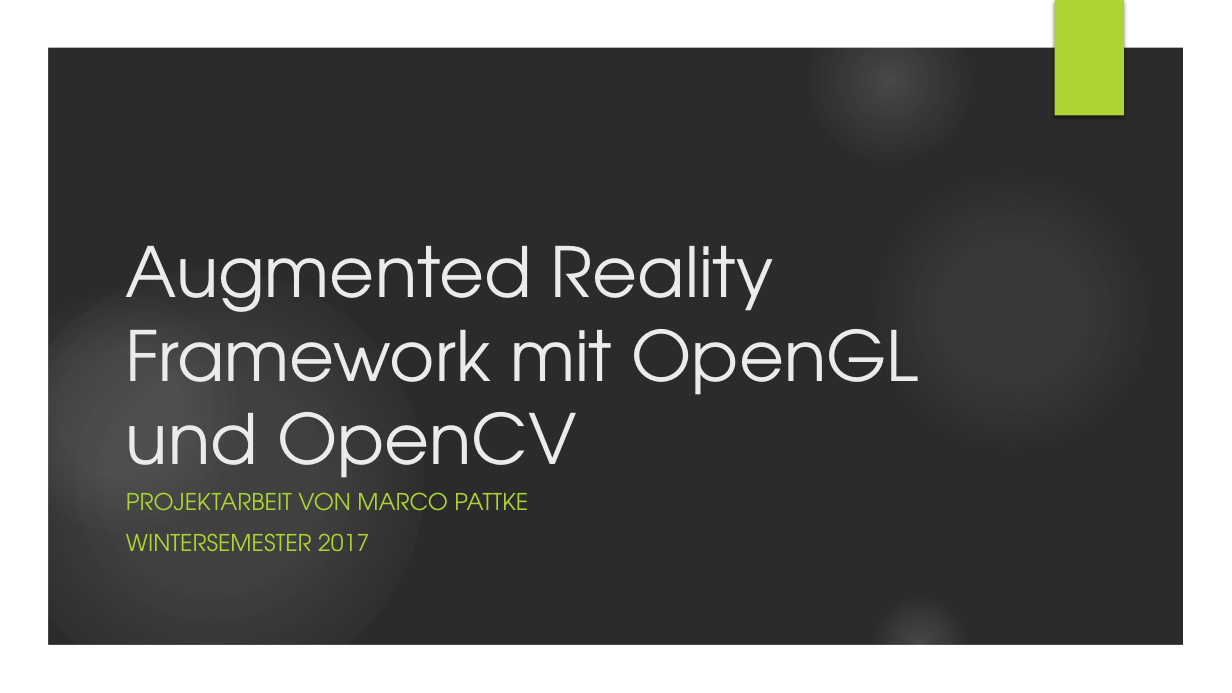
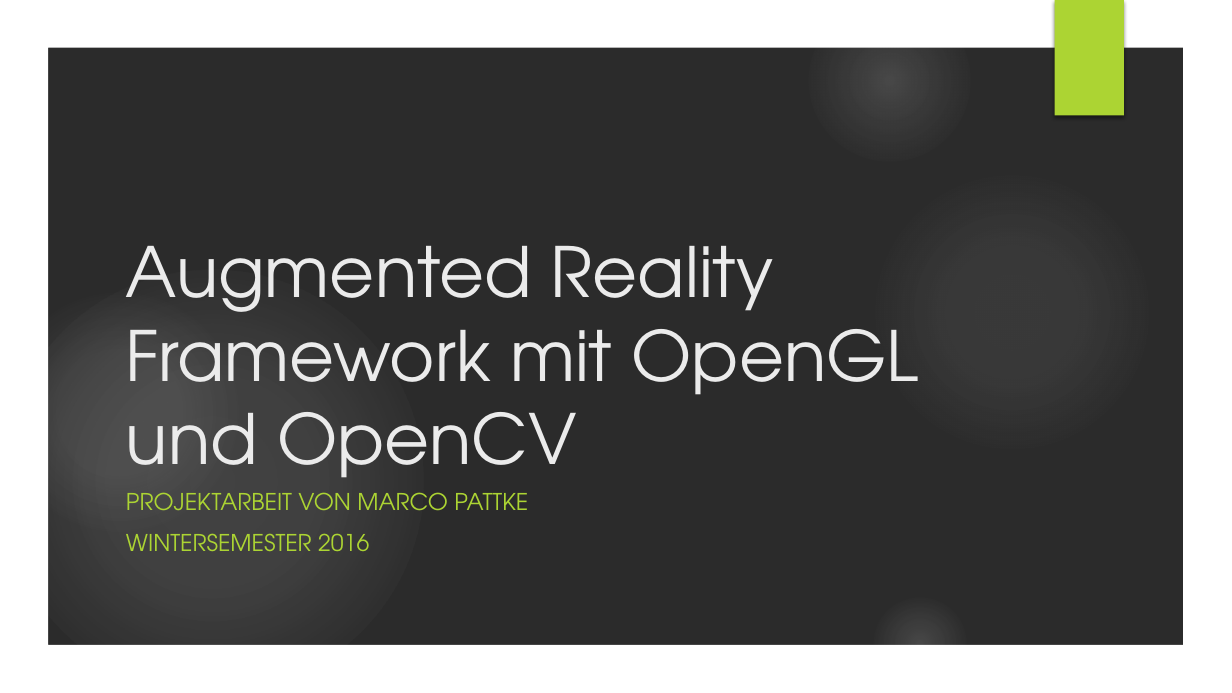
Before and after one commit to JimWest/LwAr, a slide deck: slide 1 of Docu/Präsentation_LwAR.pptx. Drawn at 1232x693 pixels with LibreOffice and Linux fonts; fonts in the diff are those of the drawing; background and template pictures are left out; a plain dark background stands for a picture behind light text. Boxes give left, top, right and bottom in pixels: in the first picture for what was removed or moved away, otherwise in the second. Text is boxed around its words. In the diff, an @@ line names an element or a change of style, - is before the commit and + after.

Commit message:
updated presentation

```diff
--- a/Docu/Präsentation_LwAR.pptx
+++ b/Docu/Präsentation_LwAR.pptx
@@ subtitle at [126,533,369,551]: text changed @@
-WINTERSEMESTER 2017
+WINTERSEMESTER 2016
```
Also in this commit, not shown: 17 other slides changed.
